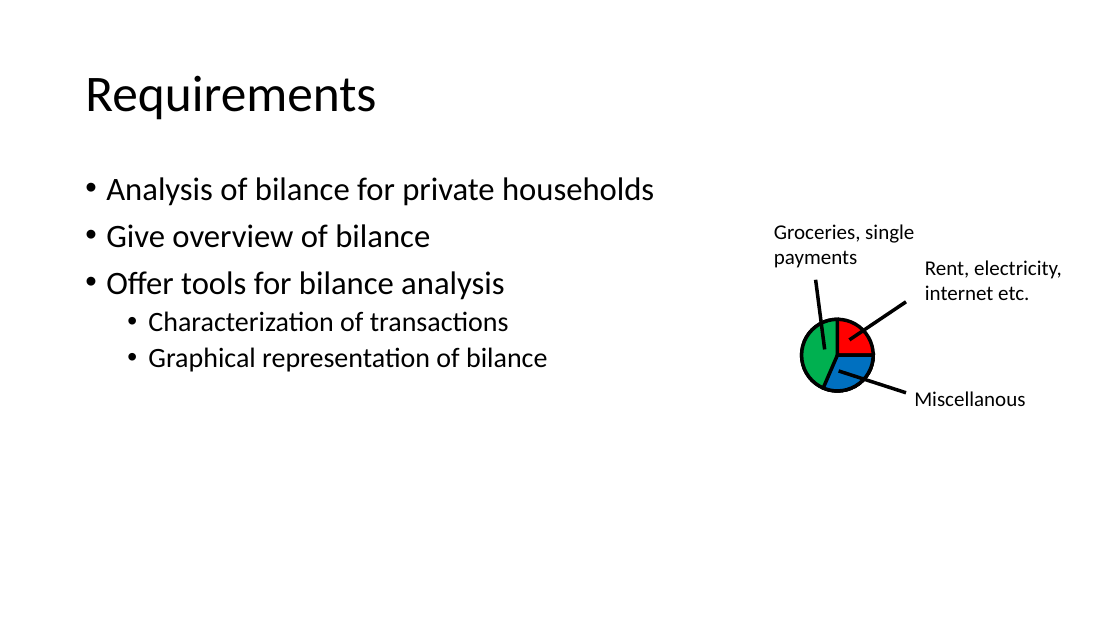
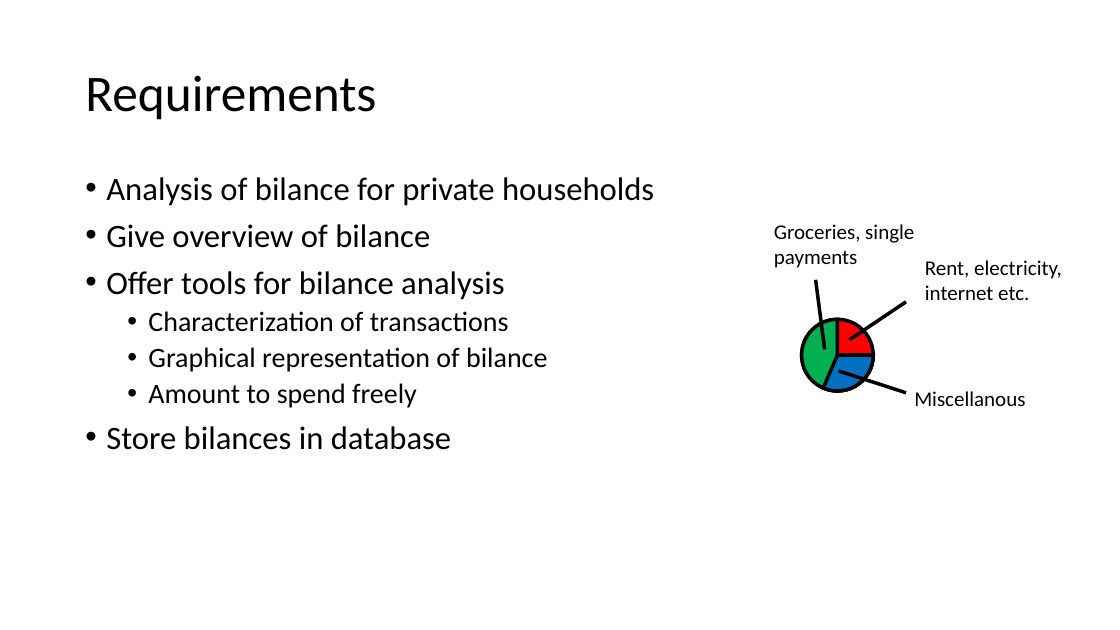
Before and after one commit to matthiaskaw/financemanager, a slide deck: slide 1 of financemanager_drawings.pptx (slide 2 before the commit). Drawn at 1120x630 pixels with LibreOffice and Linux fonts; fonts in the diff are those of the drawing. Boxes give left, top, right and bottom in pixels: in the first picture for what was removed or moved away, otherwise in the second. Text is boxed around its words. In the diff, an @@ line names an element or a change of style, - is before the commit and + after.

```diff
--- a/financemanager_drawings.pptx
+++ b/financemanager_drawings.pptx
@@ text at (106, 383, 451, 450): paragraphs added @@
+  • Amount to spend freely
+• Store bilances in database
```
Also in this commit, not shown: 2 slides added, 3 slides removed, 10 other files.
